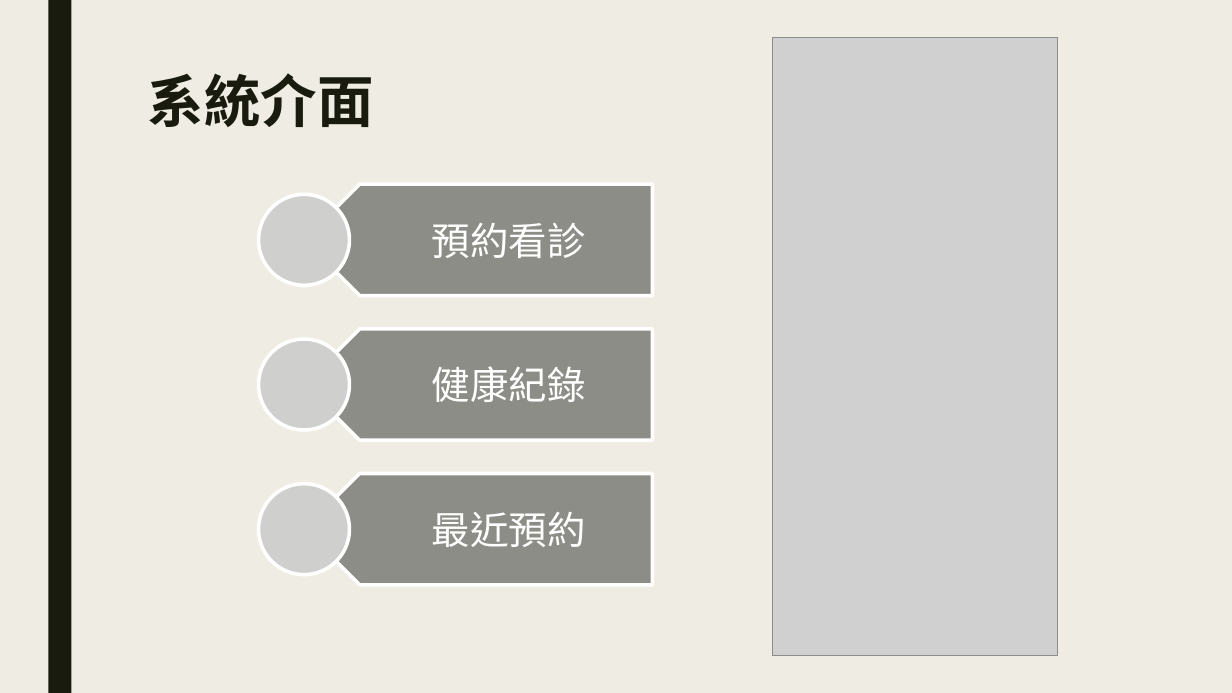
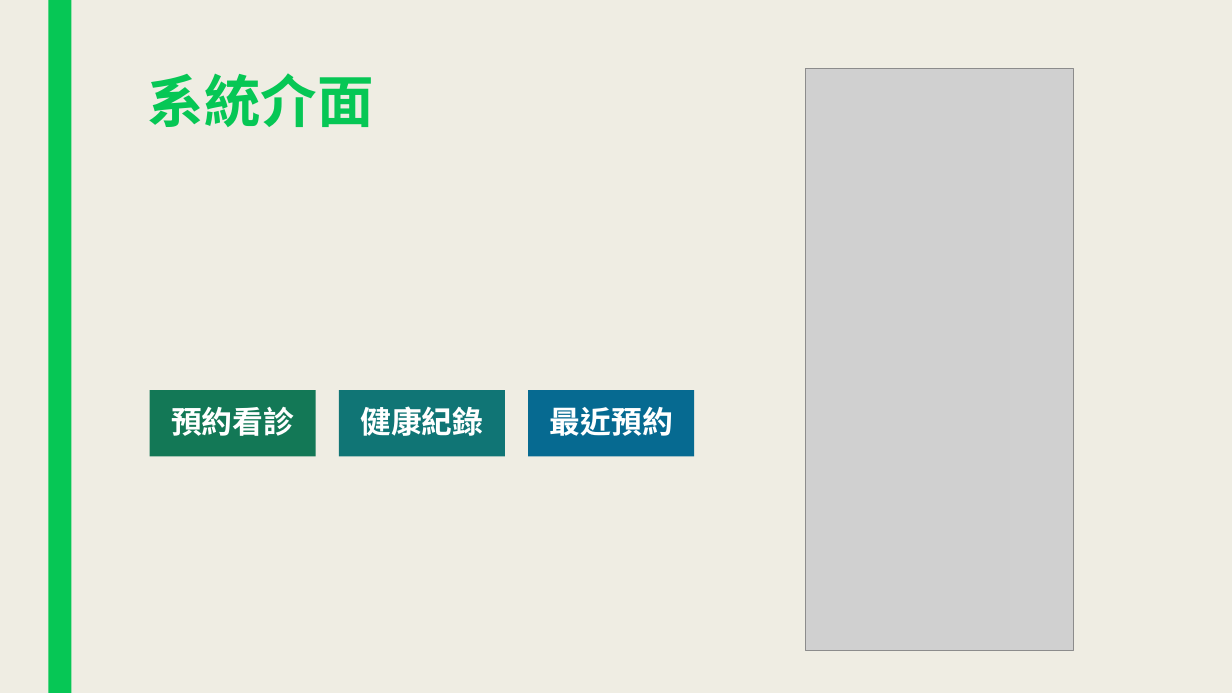
Before and after one commit to plum0411/e-commerce, a slide deck: slide 12 of LINE在電商領域能提出之新功能.pptx (slide 11 before the commit). Drawn at 1232x693 pixels with LibreOffice and Linux fonts; fonts in the diff are those of the drawing; grey boxes stand for pictures. Boxes give left, top, right and bottom in pixels: in the first picture for what was removed or moved away, otherwise in the second. Text is boxed around its words. In the diff, an @@ line names an element or a change of style, - is before the commit and + after.

```diff
--- a/LINE在電商領域能提出之新功能.pptx
+++ b/LINE在電商領域能提出之新功能.pptx
@@ rectangle at (x1=48, y1=0, x2=71, y2=693): fill #191B0E to #06C755 @@
@@ title "系統介面" at (x1=148, y1=73, x2=374, y2=127): text colour #191B0E to #06C755 @@
@@ picture resized from (x1=773, y1=37, x2=1058, y2=655) to (x1=805, y1=69, x2=1074, y2=652) @@
@@ size 30 to 24 pt, bold on; alignment left to centre; indent changed; line spacing 1 to 0.9; more space between paragraphs in 3 elements at (x1=360, y1=406, x2=483, y2=436), (x1=550, y1=407, x2=673, y2=436), (x1=171, y1=407, x2=294, y2=436) @@
@@ text "預約看診" moved from (x1=432, y1=223, x2=586, y2=258) to (x1=171, y1=407, x2=294, y2=436) @@
@@ rectangle added at (x1=150, y1=390, x2=316, y2=457), fill #137856 @@
@@ text "健康紀錄" moved from (x1=432, y1=366, x2=586, y2=402) to (x1=360, y1=406, x2=483, y2=436) @@
@@ rectangle added at (x1=339, y1=390, x2=506, y2=457), fill #107575 @@
@@ text "最近預約" moved from (x1=432, y1=512, x2=586, y2=547) to (x1=550, y1=407, x2=673, y2=436) @@
@@ rectangle added at (x1=529, y1=390, x2=695, y2=457), fill #066A91 @@
@@ group removed at (x1=259, y1=184, x2=653, y2=585): 3 pentagon arrows, 3 ellipses @@
```
Also in this commit, not shown: 22 other slides changed, 5 slides added, 2 other files.
